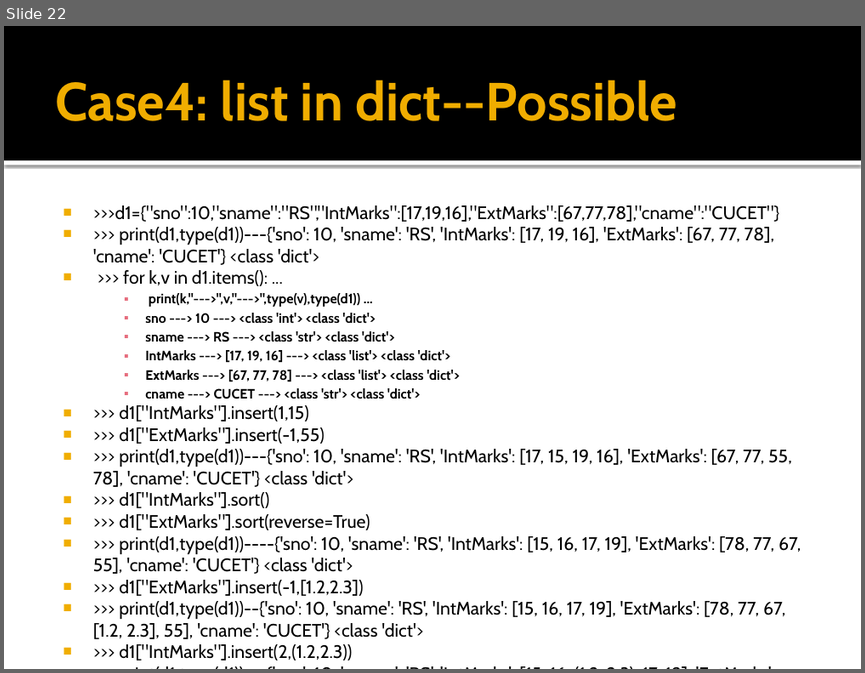
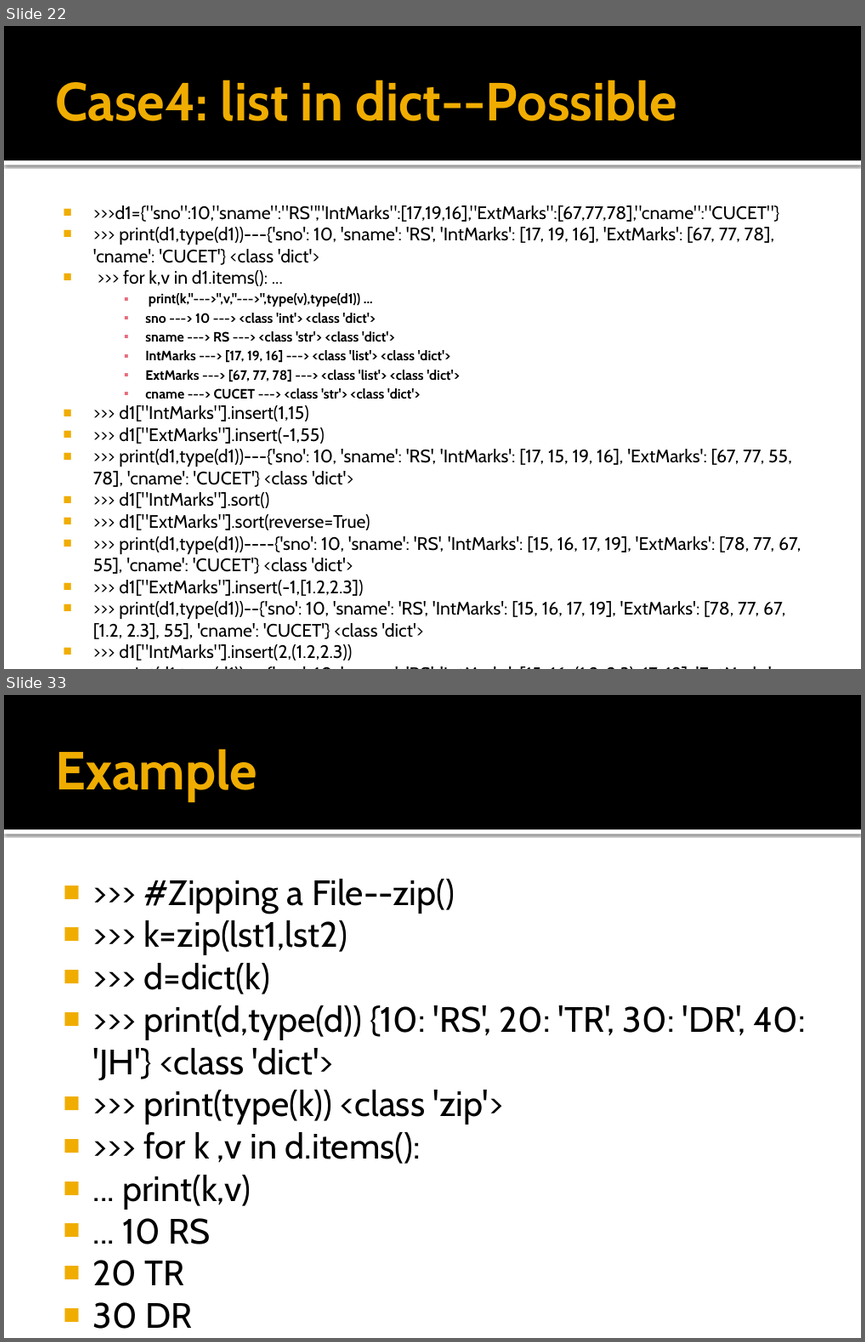
Before and after one commit to Pravesh4929/Python-Hub, a slide deck: (43)Combination of dict with dict,set,tuple and list.pptx. Shown one above the other, each under a label of ours: slide 22 before the commit, slides 22 and 33 after it; the slides between them are not shown. The pictures are 865x673 and 865x1342 pixels, drawn with LibreOffice and Linux fonts; fonts in the diff are those of the drawing. Boxes give left, top, right and bottom in pixels: in the first picture for what was removed or moved away, otherwise in the second. Text is boxed around its words. In the diff, an @@ line names an element or a change of style, - is before the commit and + after.

```diff
--- a/(43)Combination of dict with dict,set,tuple and list.pptx
+++ b/(43)Combination of dict with dict,set,tuple and list.pptx
@@ slide 33 added at <box>4,695,861,1338</box>, background #FFFFFF; not listed: 2 template elements that a slide beside it also shows @@
@@ title added at <box>55,749,256,802</box>, 45 pt, text #F0AD00, bold @@
+Example
@@ text added at <box>93,879,806,1286</box>, 29.6 pt, text #000000 @@
+■ >>> #Zipping a File--zip()
+■ >>> k=zip(lst1,lst2)
+■ >>> d=dict(k)
+■ >>> print(d,type(d)) {10: 'RS', 20: 'TR', 30: 'DR', 40: 'JH'} <class 'dict'>
+■ >>> print(type(k)) <class 'zip'>
+■ >>> for k ,v in d.items():
+■ ... print(k,v)
+■ ... 10 RS
+■ 20 TR
+■ 30 DR
+■ 40 JH
```
Also in this commit, not shown: 13 other slides added, 1 slide removed, 2 other files.
